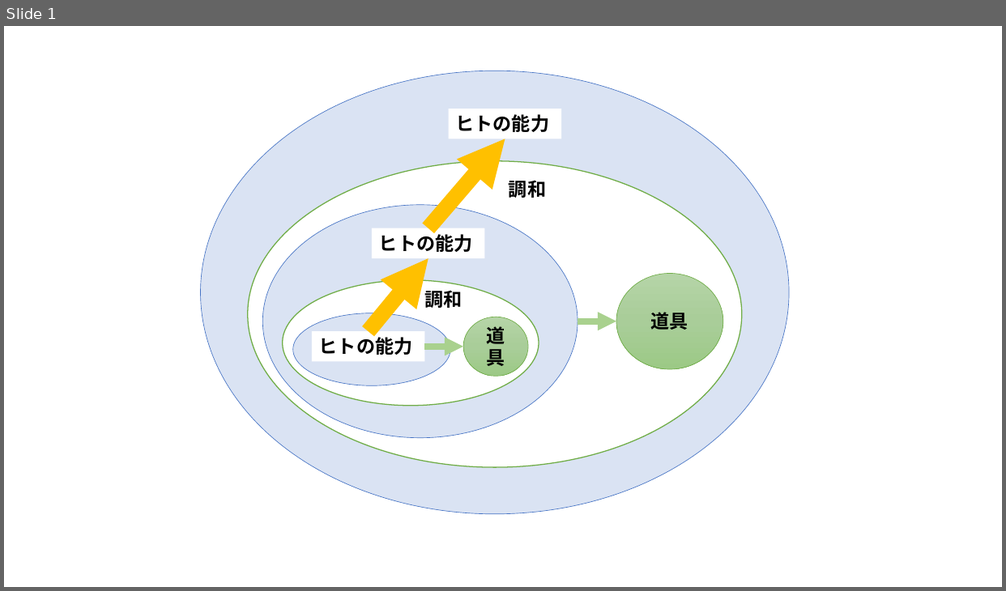
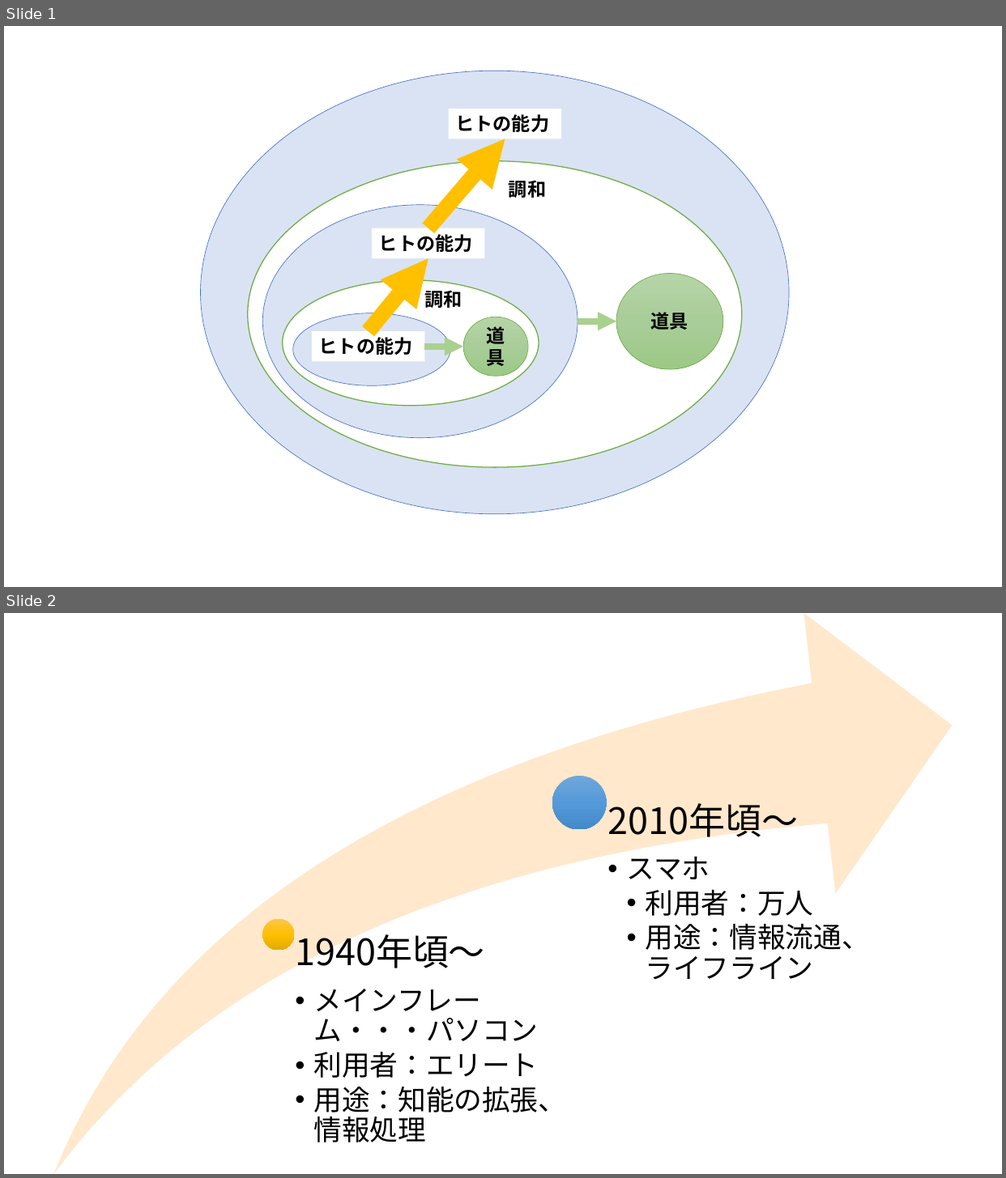
Before and after one commit to satoyoshiharu/docs, a slide deck: figures.pptx. Shown one above the other, each under a label of ours: slide 1 before the commit, slides 1 and 2 after it. The pictures are 1006x591 and 1006x1178 pixels, drawn with LibreOffice and Linux fonts; fonts in the diff are those of the drawing. Boxes give left, top, right and bottom in pixels: in the first picture for what was removed or moved away, otherwise in the second. Text is boxed around its words. In the diff, an @@ line names an element or a change of style, - is before the commit and + after.

```diff
--- a/figures.pptx
+++ b/figures.pptx
@@ slide 2 added at (x1=4, y1=613, x2=1002, y2=1174), background #FFFFFF @@
@@ group added at (x1=54, y1=613, x2=953, y2=1174): 2 ellipses, 2 texts, 1 swoosh arrow @@
+1940年頃～
+  • メインフレーム・・・パソコン
+  • 利用者：エリート
+  • 用途：知能の拡張、情報処理
+2010年頃～
+  • スマホ
+    • 利用者：万人
+    • 用途：情報流通、ライフライン
```
Also in this commit, not shown: 6 other slides added.
